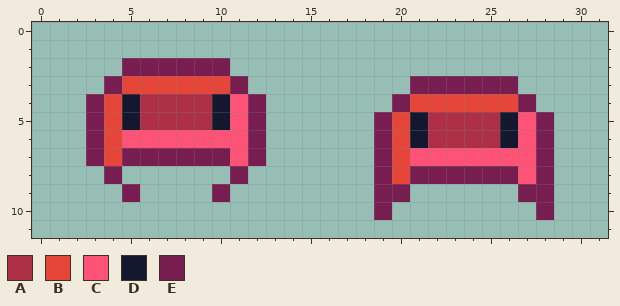
Pixel-art sprite: images/enemy.png. The first picture shows the starting point.
The file is 32x12 pixels.
Palette (. is transparent): A #ad2f45  B #e64539  C #ff5277  D #14182e  E #781d4f
After:
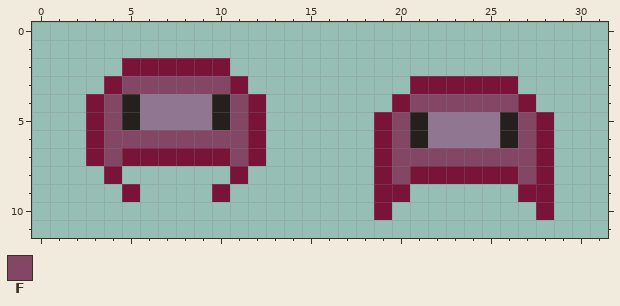
Colours new in this view: F #834664
What changed:
{"colour":"A","old":"#ad2f45","new":"#917692"}
{"colour":"D","old":"#14182e","new":"#26201d"}
{"colour":"E","old":"#781d4f","new":"#7a1338"}
{"y":3,"x":5,"old":"BBBBBB","new":"FFFFFF"}
{"y":4,"x":4,"old":"B","new":"F"}
{"y":4,"x":11,"old":"C","new":"F"}
{"y":4,"x":21,"old":"BBBBBB","new":"FFFFFF"}
{"y":5,"x":4,"old":"B","new":"F"}
{"y":5,"x":11,"old":"C","new":"F"}
{"y":5,"x":20,"old":"B","new":"F"}
{"y":5,"x":27,"old":"C","new":"F"}
{"y":6,"x":4,"old":"BCCCCCCC","new":"FFFFFFFF"}
{"y":6,"x":20,"old":"B","new":"F"}
{"y":6,"x":27,"old":"C","new":"F"}
{"y":7,"x":4,"old":"B","new":"F"}
{"y":7,"x":11,"old":"C","new":"F"}
{"y":7,"x":20,"old":"BCCCCCCC","new":"FFFFFFFF"}
{"y":8,"x":20,"old":"B","new":"F"}
{"y":8,"x":27,"old":"C","new":"F"}
{"label":"changed","picture_box":[86,58,266,202]}
{"label":"changed","picture_box":[374,76,554,220]}
